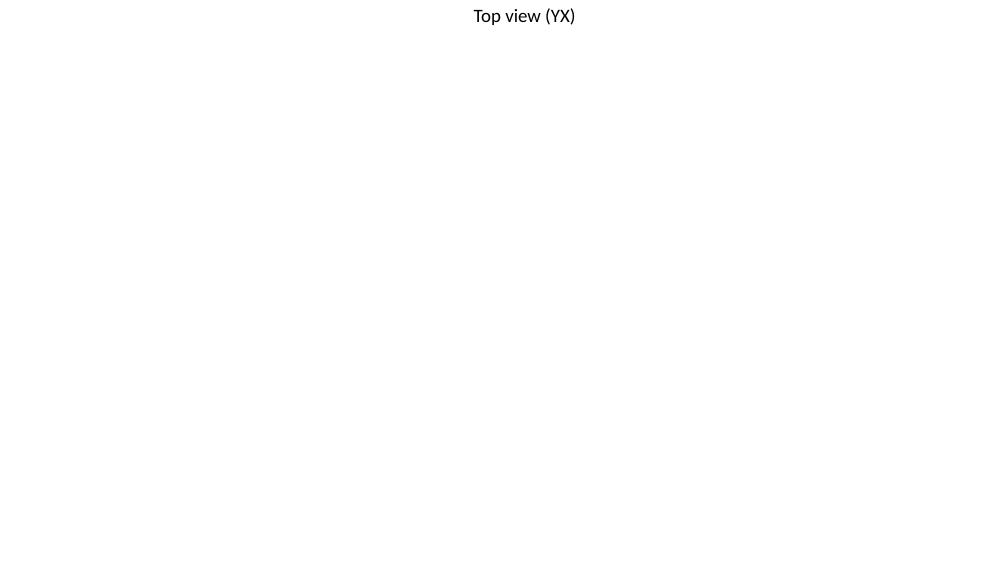
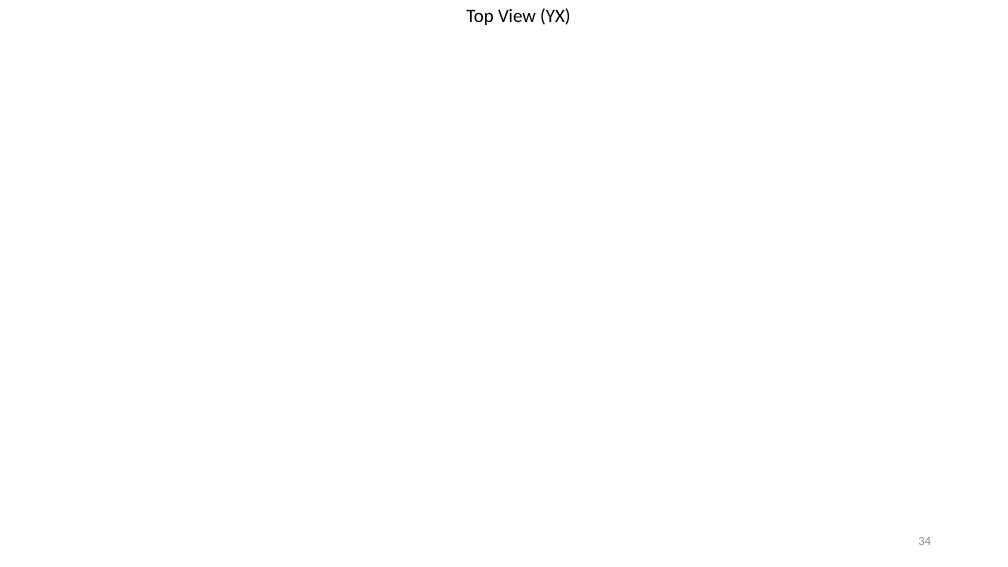
Before and after one commit to AliiRezaei/SMCIdyn, a slide deck: slide 34 of Present/Presentation.pptx. Drawn at 1008x567 pixels with LibreOffice and Linux fonts; fonts in the diff are those of the drawing; background and template pictures are left out. Boxes give left, top, right and bottom in pixels: in the first picture for what was removed or moved away, otherwise in the second. Text is boxed around its words. In the diff, an @@ line names an element or a change of style, - is before the commit and + after.

```diff
--- a/Present/Presentation.pptx
+++ b/Present/Presentation.pptx
@@ text at [466, 8, 570, 25]: text changed @@
-Top view (YX)
+Top View (YX)
@@ page number added at [918, 537, 931, 545], 12 pt, text #8C8C8C @@
+34
```
Also in this commit, not shown: 40 other slides changed, 2 slides added, 2 slides removed.
